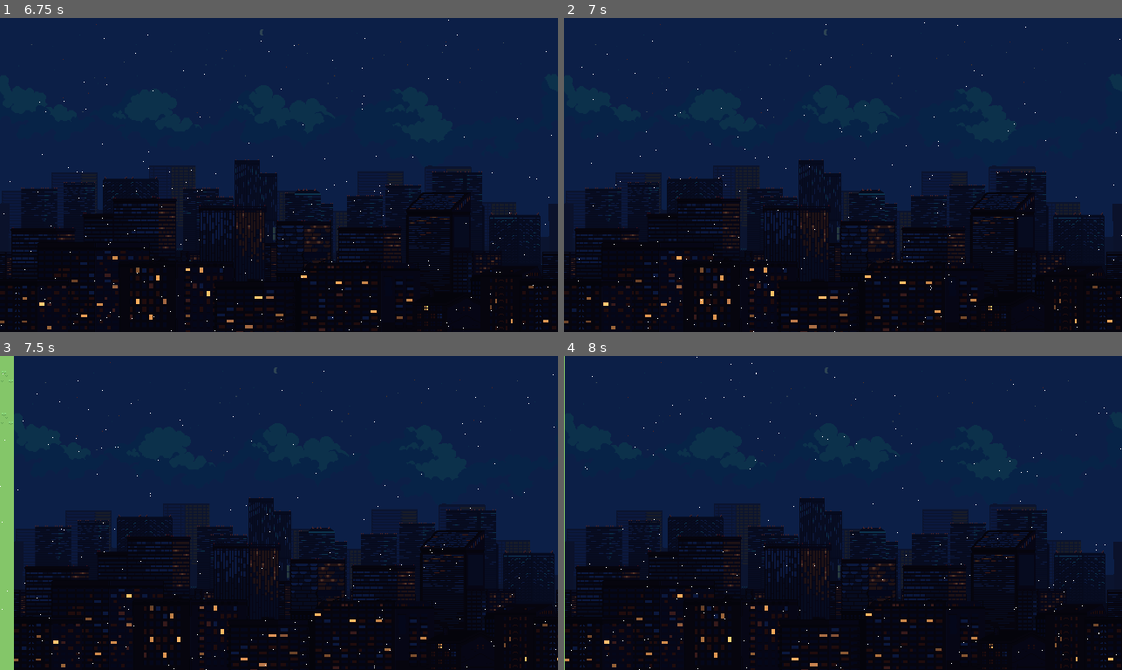
Above: before the commit, frames 1-4 (two rows, left to right).
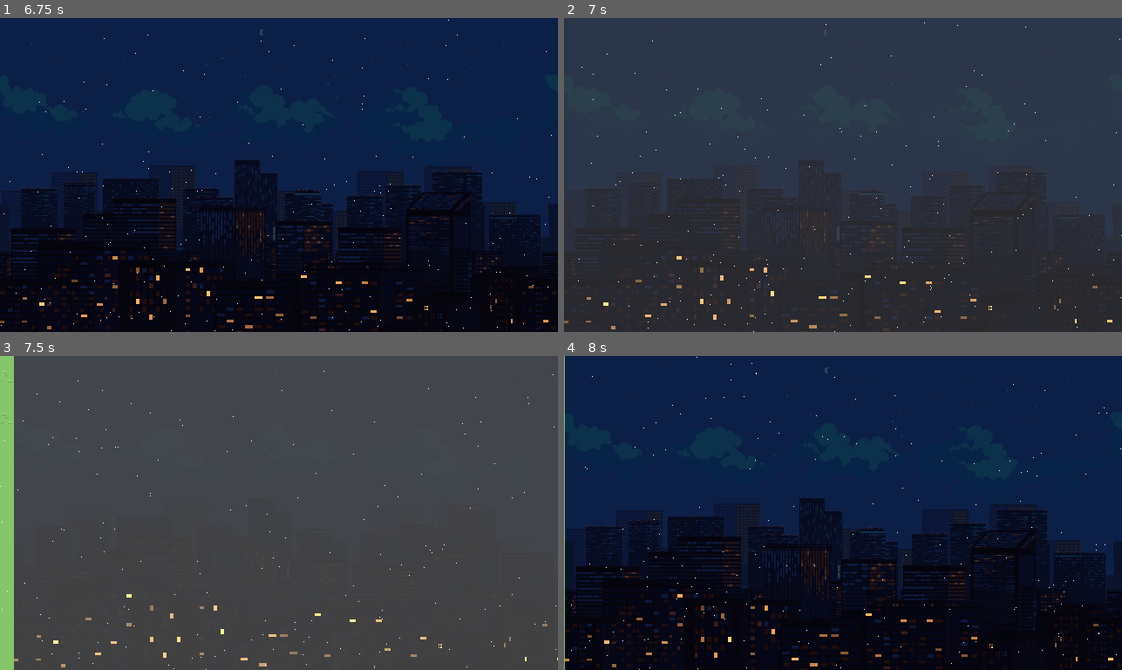
Above: after the commit, the same moments.

Repository: Darkx32/SenseAmbient
Game: Godot game, scene res://scenes/main.tscn
Same seed, same stepped clock (60 frames per second), same inputs: the game is played once before the commit and once after it. Sound files missing from this copy of the repository are replaced by a short silence.
Inputs (mouse positions are in pixels of both pictures, inside the frame that each line leads up to):
- Up to frame 1 (6.75 s): tap Enter at 0.5 s; move the mouse to (401, 159) at 0.52 s; click (401, 159) at 0.67 s; drag from (167, 190) to (251, 237) at 1.27 s; move the mouse to (334, 105) at 2.02 s; click (334, 105) at 2.17 s; drag from (251, 237) to (111, 127) at 2.77 s; move the mouse to (446, 222) at 3.52 s; click (446, 222) at 3.67 s; drag from (111, 127) to (195, 96) at 4.27 s; move the mouse to (306, 175) at 5.02 s; click (306, 175) at 5.17 s; drag from (195, 96) to (167, 190) at 5.77 s; move the mouse to (401, 159) at 6.52 s; click (401, 159) at 6.67 s
- Up to frame 2 (7 s): no input
- Up to frame 3 (7.5 s): drag from (167, 528) to (251, 575) at 7.27 s
- Up to frame 4 (8 s): no input

Frame 1 is identical in both runs. In frame 2, 100% of the frame differs, in the area x 0-100%, y 0-100%; in frame 3, 97%; in frame 4, nothing differs.

Commit message:
feat: finished all screens

Diff:
--- /dev/null
+++ b/prefabs/paper_sound.tscn
@@ -0,0 +1,8 @@
+[gd_scene format=3 uid="uid://cac8stfxq12d1"]
+
+[ext_resource type="AudioStream" uid="uid://c15bmmwibqnng" path="res://assets/sounds/crunch_paper.ogg" id="1_awfru"]
+
+[node name="PaperSound" type="AudioStreamPlayer" unique_id=2015605516]
+stream = ExtResource("1_awfru")
+volume_db = -7.0
+pitch_scale = 0.7
--- a/scenes/fearScreen.tscn
+++ b/scenes/fearScreen.tscn
@@ -1,6 +1,8 @@
 [gd_scene format=3 uid="uid://c7hy6v7s5iqwd"]
 
 [ext_resource type="Script" uid="uid://pnvn6hbnu5gf" path="res://scripts/fear_screen.gd" id="1_06oqn"]
+[ext_resource type="AudioStream" uid="uid://fc3ynexmn26h" path="res://assets/musics/fear.ogg" id="2_suvd6"]
+[ext_resource type="AudioStream" uid="uid://cqr8kgwd0hw5w" path="res://assets/sounds/jumpscare.ogg" id="3_1ed1m"]
 
 [node name="fearScreen" type="Control" unique_id=1381377356]
 layout_mode = 3
@@ -19,3 +21,13 @@
 grow_horizontal = 2
 grow_vertical = 2
 color = Color(0, 0, 0, 1)
+
+[node name="Music" type="AudioStreamPlayer" parent="." unique_id=1570724077]
+stream = ExtResource("2_suvd6")
+volume_db = -7.0
+parameters/looping = true
+
+[node name="JumpscareSound" type="AudioStreamPlayer" parent="." unique_id=117355189]
+stream = ExtResource("3_1ed1m")
+volume_db = -20.0
+pitch_scale = 1.5
--- a/scripts/anxiety_screen.gd
+++ b/scripts/anxiety_screen.gd
@@ -11,6 +11,7 @@
 var rng := RandomNumberGenerator.new()
 
 @onready var background: ColorRect = $Background
+const PAPER_SOUND = preload("res://prefabs/paper_sound.tscn")
 
 func _ready() -> void:
 	rng.randomize()
@@ -22,6 +23,9 @@
 	})
 
 func on_tap(local_position: Vector2):
+	var paper_sound = PAPER_SOUND.instantiate() as AudioStreamPlayer
+	add_child(paper_sound)
+
 	var strands: Array[PackedVector2Array] = []
 	radius = rng.randf_range(35, 70)
 
@@ -55,6 +59,9 @@
 			"time": 0.0
 		})
 
+	paper_sound.play()
+	paper_sound.finished.connect(paper_sound.queue_free)
+
 	queue_redraw()
 
 func clear() -> void:
--- a/scripts/fear_screen.gd
+++ b/scripts/fear_screen.gd
@@ -2,18 +2,29 @@
 
 const SPRITE = preload("res://prefabs/jumpscare.tscn")
 
+@onready var music: AudioStreamPlayer = $Music
+@onready var jumpscare: AudioStreamPlayer = $JumpscareSound
 var min_scale: float = 0.8
 var max_scale: float = 1.3
 var lifetime: float = 1.2
 var fade_duration: float = 0.7
+var can_jumpscare: bool = true
 
 func _ready() -> void:
 	randomize()
+
+func selected(is_selected: bool):
+	if is_selected:
+		music.play()
+	else:
+		music.stop()
+		jumpscare.stop()
 
 func on_tap(local_position: Vector2) -> void:
 	spawn_sprite(local_position)
 
 func spawn_sprite(mouse_pos: Vector2) -> void:
+	can_jumpscare = false
 	var sprite: Sprite2D = SPRITE.instantiate()
 
 	sprite.scale *= randf_range(min_scale, max_scale)
@@ -34,4 +45,9 @@
 		fade_duration
 	)
 
-	tween.tween_callback(sprite.queue_free)
+	tween.tween_callback(func():
+		sprite.queue_free()
+		can_jumpscare = true
+	)
+
+	jumpscare.play()
--- a/scripts/sad_screen.gd
+++ b/scripts/sad_screen.gd
@@ -50,12 +50,11 @@
 		background.modulate.a = original_alpha
 	)
 
-	var delay = randf_range(1, 2.5)
+	var delay = randf_range(0.2, 2.5)
 	await get_tree().create_timer(delay).timeout
 
 	thunder_sound.pitch_scale = randf_range(0.8, 1.2)
 	thunder_sound.play()
-
-	await get_tree().create_timer(lighting_timer).timeout
-
-	can_lighting = true
+	thunder_sound.finished.connect(func():
+		can_lighting = true
+	)
Not shown, added: assets/musics/fear.ogg.import
Not shown, added: assets/sounds/crunch_paper.ogg.import
Not shown, added: assets/sounds/jumpscare.ogg.import
Not shown, added: assets/musics/fear.ogg
Not shown, added: assets/sounds/crunch_paper.ogg
Not shown, added: assets/sounds/jumpscare.ogg
